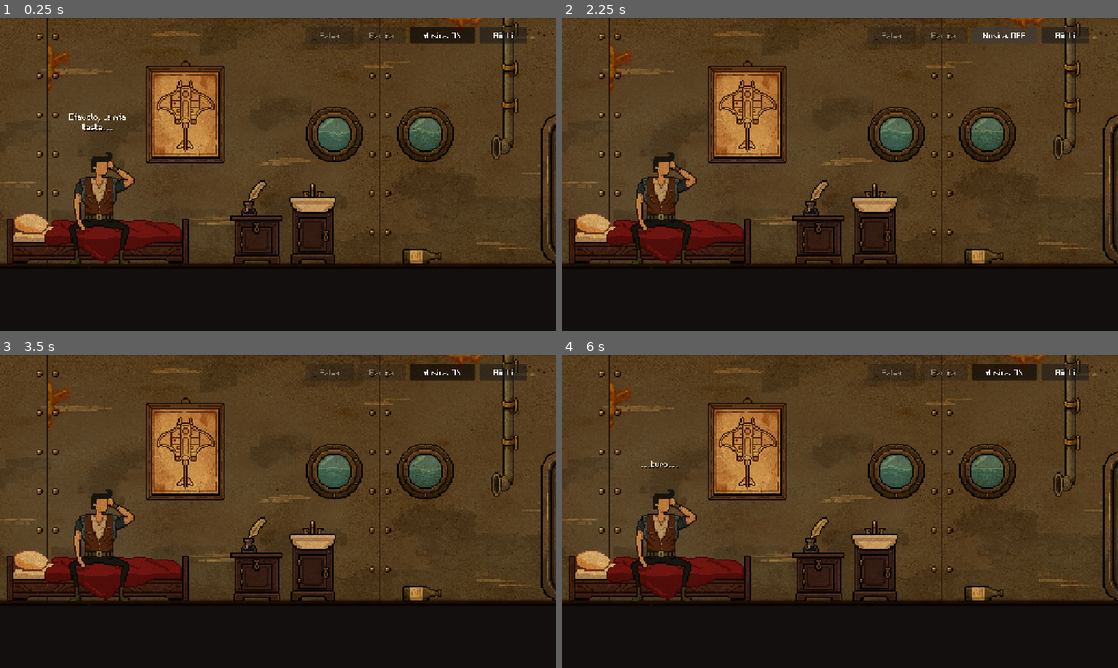
Above: before the commit, frames 1-4 (two rows, left to right).
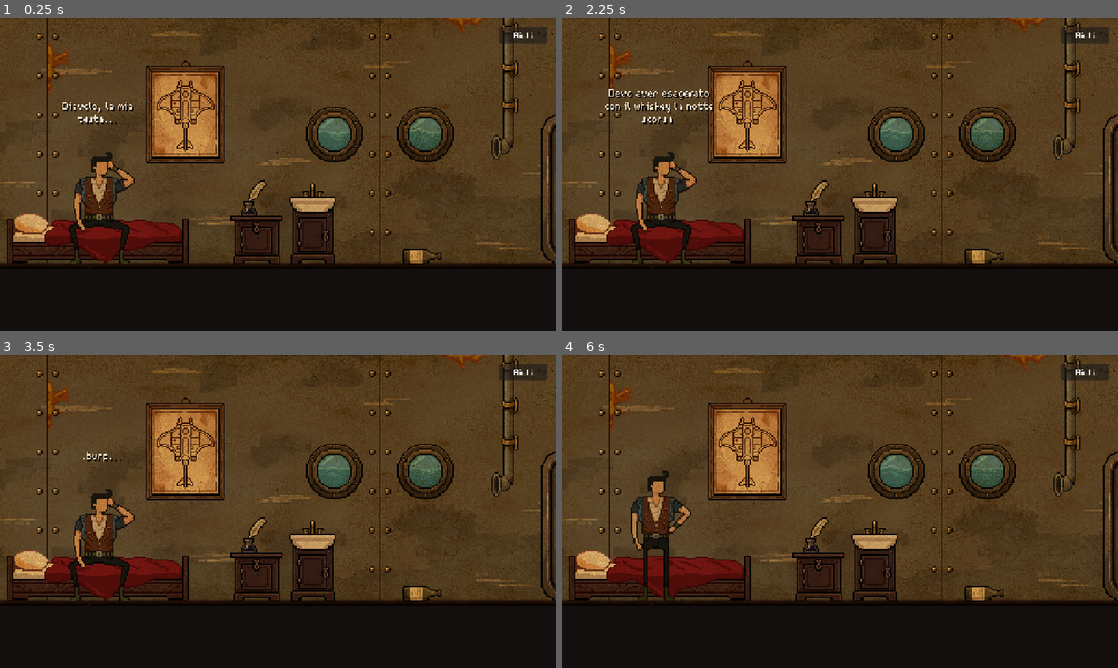
Above: after the commit, the same moments.

Repository: moloclab/1899-steam-and-spirit-godot
Game: Godot game, scene res://scenes/main.tscn
The game is run twice, just before and just after one commit, with the same random seed, the same clock (stepped at 60 frames per second) and the same inputs.
Inputs (mouse positions are in pixels of both pictures, inside the frame that each line leads up to):
- Up to frame 1 (0.25 s): no input
- Up to frame 2 (2.25 s): click "Aiuti" at 0.5 s; click "Torna al gioco" at 1.25 s; click (1006, 33) at 2 s, where only the run before the commit has a clickable "Musica: ON"
- Up to frame 3 (3.5 s): click (444, 370) at 2.75 s, where only the run before the commit has a clickable "Musica: OFF"
- Up to frame 4 (6 s): tap Enter at 3.5, 3.6, 5, 5.85 s; move the mouse to (962, 495) at 3.52 s; hold D 3.53-4.28 s; click (962, 495) at 3.67 s; tap Space at 4.25 s; move the mouse to (728, 527) at 4.27 s; tap E at 4.35 s; move the mouse to (895, 442) at 5.02 s; hold D from 5.03 s (still down); tap Tab at 5.1 s; move the mouse to (812, 574) at 5.77 s; click (812, 574) at 5.92 s

The runs differ from the first frame. In frame 1, 1.4% of the frame differs, in the area x 11-99%, y 2-78%; in frame 2, 1.1%; in frame 3, 1.1%; in frame 4, 3.4%, in the area x 12-99%, y 2-79%.

Commit message:
style: aggiorna Churchill e dialoghi, sposta salvataggi e musica nel pannello aiuti

Diff:
--- a/godot/scripts/game_ui.gd
+++ b/godot/scripts/game_ui.gd
@@ -19,7 +19,7 @@
 var _localized_controls: Dictionary = {}
 var _speaker_key := "common.speaker.churchill"
 const SPEECH_SIZE := Vector2(200, 100)
-const SPEECH_FONT_SIZE := 32
+const SPEECH_FONT_SIZE := 40
 var world_panel: Control
 var speaker_label: Label
 var speech_label: Label
@@ -104,14 +104,8 @@
 	mouse_filter = Control.MOUSE_FILTER_IGNORE
 	# La larghezza logica resta fissa mentre Godot scala l'intera UI sul dispositivo.
 	var view_width := float(ProjectSettings.get_setting("display/window/size/viewport_width"))
-	var toolbar_x := view_width - 576.0
-	save_buttons.append(_button("common.ui.save", Rect2(toolbar_x, 20, 110, 38), save_requested.emit))
-	save_buttons.append(_button("common.ui.load", Rect2(toolbar_x + 120, 20, 110, 38), load_requested.emit))
-	# Il controllo musicale resta accanto a Carica e mostra lo stato corrente del sottofondo.
-	music_button = _button("common.ui.music_on", Rect2(toolbar_x + 240, 20, 150, 38), _toggle_music)
-	music_button.toggle_mode = true
-	music_button.button_pressed = true
-	help_button = _button("common.ui.help", Rect2(toolbar_x + 400, 20, 110, 38), _toggle_help)
+	# Solo l'accesso agli aiuti resta visibile durante il gioco.
+	help_button = _button("common.ui.help", Rect2(view_width - 130, 20, 110, 38), _toggle_help)
 	# Il ritaglio nasconde le parti del corridoio fuori dalla finestra di gioco.
 	# I clic sono gestiti dal contenitore: le immagini della stanza sono nodi 2D, non pulsanti.
 	world_panel = Control.new()
@@ -125,9 +119,8 @@
 	world_panel.gui_input.connect(func(event: InputEvent): world_input.emit(event))
 	add_child(world_panel)
 	# L'ordine dei nodi assegna i clic ai pulsanti prima della stanza; lo z_index regola solo il disegno.
-	for button in save_buttons + [music_button, help_button]:
-		move_child(button, get_child_count() - 1)
-		button.z_index = 3
+	move_child(help_button, get_child_count() - 1)
+	help_button.z_index = 3
 	speaker_label = _label("common.speaker.churchill", Rect2(40, 506, 700, 20), 32)
 	speaker_label.add_theme_color_override("font_color", GOLD)
 	# Il nome resta disponibile alla localizzazione; la battuta identifica chi parla tramite la posizione.
@@ -142,8 +135,8 @@
 	# L'ombra ripete il testo in nero, spostato di un pixel a destra e in basso.
 	speech_label.add_theme_constant_override("outline_size", 0)
 	speech_label.add_theme_color_override("font_shadow_color", Color.BLACK)
-	speech_label.add_theme_constant_override("shadow_offset_x", 2)
-	speech_label.add_theme_constant_override("shadow_offset_y", 2)
+	speech_label.add_theme_constant_override("shadow_offset_x", 3)
+	speech_label.add_theme_constant_override("shadow_offset_y", 3)
 	speech_label.add_theme_constant_override("line_spacing", 0)
 	# La fascia opaca usa il marrone scuro #120F0E della palette e resta separata dalla stanza.
 	var view_height := float(ProjectSettings.get_setting("display/window/size/viewport_height"))
@@ -183,18 +176,22 @@
 	var view_size := Vector2(ProjectSettings.get_setting("display/window/size/viewport_width"), ProjectSettings.get_setting("display/window/size/viewport_height"))
 	help_panel = _panel(Rect2(Vector2.ZERO, view_size), Color(0, 0, 0, 0.65))
 	help_panel.z_index = 10
-	var content := _panel(Rect2((view_size - Vector2(812, 550)) / 2.0, Vector2(812, 550)), Color("152027"), help_panel)
+	var content := _panel(Rect2((view_size - Vector2(812, 610)) / 2.0, Vector2(812, 610)), Color("152027"), help_panel)
 	_label("common.ui.help_title", Rect2(30, 20, 760, 40), 32, content)
 	_label("common.ui.help_commands", Rect2(30, 65, 755, 390), 32, content)
-	var save := _button("common.ui.save", Rect2(30, 480, 145, 42), func():
+	# La musica eredita la visibilità del pannello, con una riga dedicata sopra gli altri comandi.
+	music_button = _button("common.ui.music_on", Rect2(30, 480, 200, 42), _toggle_music, content)
+	music_button.toggle_mode = true
+	music_button.button_pressed = true
+	var save := _button("common.ui.save", Rect2(30, 540, 145, 42), func():
 		save_requested.emit()
 		_toggle_help(), content)
-	var load_button := _button("common.ui.load", Rect2(185, 480, 145, 42), func():
+	var load_button := _button("common.ui.load", Rect2(185, 540, 145, 42), func():
 		load_requested.emit()
 		_toggle_help(), content)
-	reset_button = _button("common.ui.restart", Rect2(340, 480, 180, 42), new_game_requested.emit, content)
+	reset_button = _button("common.ui.restart", Rect2(340, 540, 180, 42), new_game_requested.emit, content)
 	_localize(reset_button, "common.ui.restart_hint", "tooltip_text")
-	help_close = _button("common.ui.resume", Rect2(530, 480, 250, 42), _toggle_help, content)
+	help_close = _button("common.ui.resume", Rect2(530, 540, 250, 42), _toggle_help, content)
 	save_buttons.append(save)
 	save_buttons.append(load_button)
 	help_panel.hide()
@@ -230,7 +227,8 @@
 	if not speech_label.visible:
 		return
 	var anchor := get_global_transform().affine_inverse() * target.to_global(local_anchor)
-	speech_label.position = anchor - Vector2(speech_label.size.x / 2.0, speech_label.size.y + 4.0)
+	# Lascia 6 pixel UI tra il punto di ancoraggio e il testo del dialogo.
+	speech_label.position = anchor - Vector2(speech_label.size.x / 2.0, speech_label.size.y + 20.0)
 	# Mantiene leggibili le battute anche quando chi parla si trova vicino ai bordi laterali.
 	speech_label.position.x = clampf(speech_label.position.x, 8.0, world_panel.size.x - speech_label.size.x - 8.0)
 
--- a/godot/scripts/world/room_manager.gd
+++ b/godot/scripts/world/room_manager.gd
@@ -41,8 +41,6 @@
 	# Copre tutta la larghezza del fondale mantenendo l'altezza visibile del pannello.
 	grime.size = Vector2(definition.width, host.size.y / definition.visual_scale)
 	grime.z_index = 2
-	# La patina mantiene il proprio colore con opacità al 50%.
-	grime.modulate.a = 1
 	# Il velo lascia passare clic e touch al contenitore della stanza.
 	grime.mouse_filter = Control.MOUSE_FILTER_IGNORE
 	var grime_material := CanvasItemMaterial.new()
--- a/godot/tests/vocabulary_test.gd
+++ b/godot/tests/vocabulary_test.gd
@@ -42,8 +42,7 @@
 	game.ui._toggle_music()
 	game.texts.language = "en"
 	check(game.ui.help_panel.visible, "Cambio lingua conserva il pannello aperto")
-	check(game.ui.save_buttons[0].text == "Save" and game.ui.save_buttons[1].text == "Load", "Barra superiore inglese")
-	check(game.ui.save_buttons[2].text == "Save" and game.ui.save_buttons[3].text == "Load", "Pulsanti aiuti inglesi")
+	check(game.ui.save_buttons[0].text == "Save" and game.ui.save_buttons[1].text == "Load", "Pulsanti aiuti inglesi")
 	check(game.ui.help_button.text == "Help" and game.ui.help_close.text == "Back to game", "Apertura e chiusura aiuti inglesi")
 	check(game.ui.reset_button.text == "Restart" and game.ui.reset_button.tooltip_text.begins_with("Restart the prototype."), "Reset e tooltip inglesi")
 	check(has_label(game.ui.help_panel, "CONTROLS"), "Titolo aiuti inglese")
Binary file added: godot/assets/graphics/characters/churchill/_churchill-walk.png
Not shown, added: godot/assets/graphics/characters/churchill/_churchill-walk.png.import
Binary file changed: godot/assets/graphics/characters/churchill/churchill-sit.png
Binary file changed: godot/assets/graphics/characters/churchill/churchill-stand.png
Binary file changed: godot/assets/graphics/characters/churchill/churchill-walk.png
Not shown, added: godot/assets/graphics/characters/churchill/churchill-walk.af
